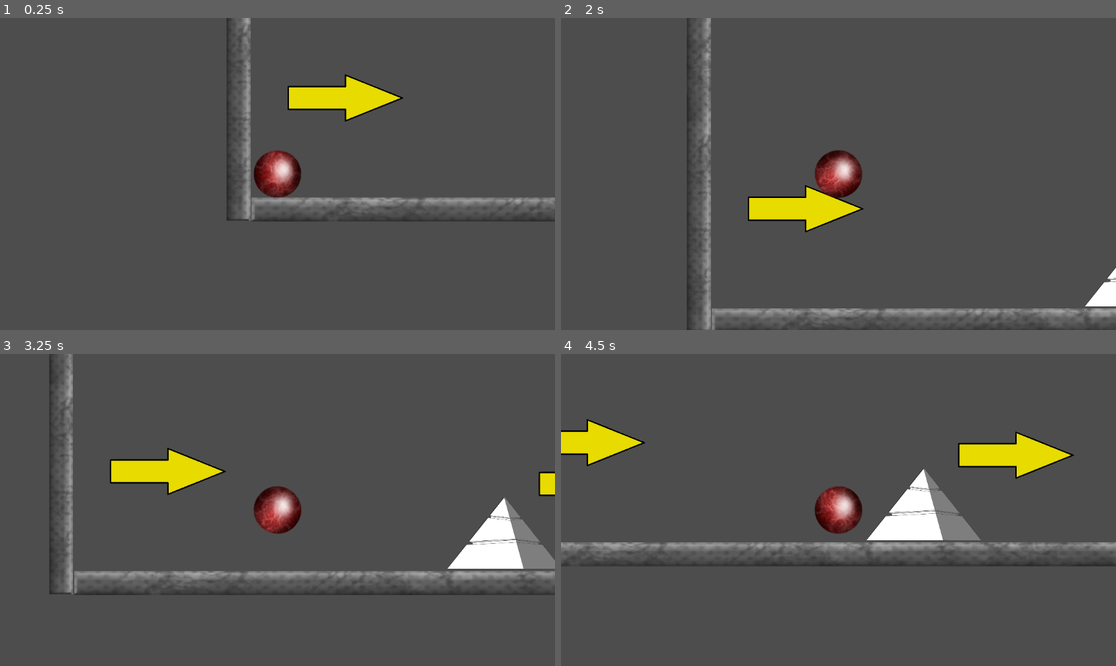
Above: before the commit, frames 1-4 (two rows, left to right).
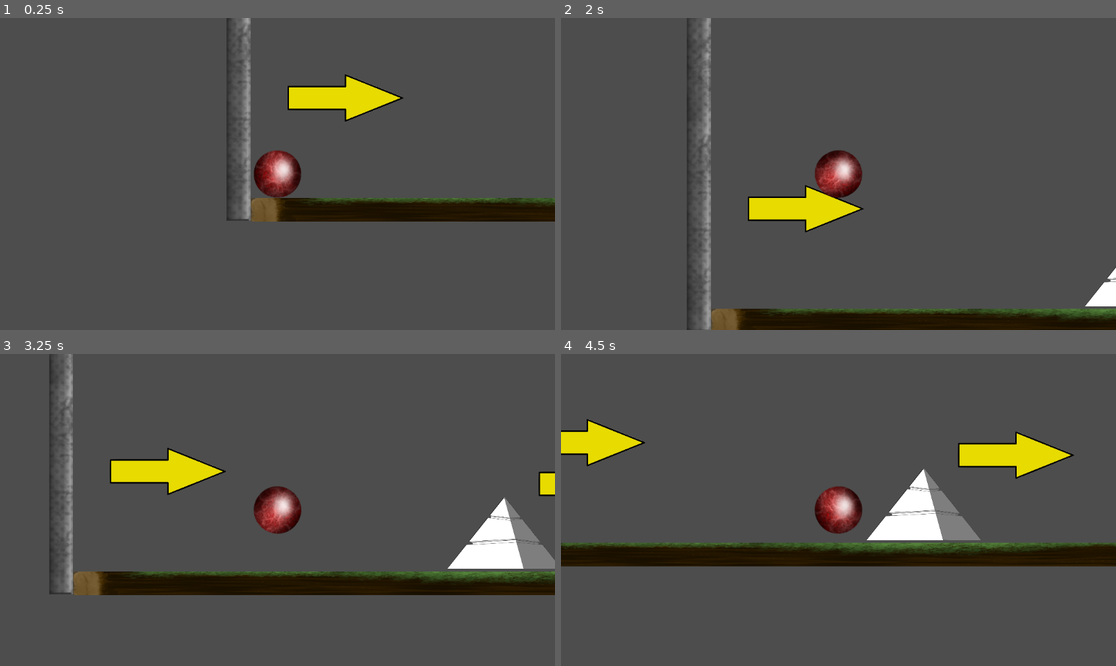
Above: after the commit, the same moments.

Repository: Cicadaware/Basic-Side-Scroller
Game: Godot game, scene res://node_2d.tscn
Same seed, same stepped clock (60 frames per second), same inputs: the game is played once before the commit and once after it.
Inputs:
- Up to frame 1 (0.25 s): no input
- Up to frame 2 (2 s): tap Enter (ui_accept) at 0.5, 0.77, 1.52 s; hold Right (ui_right) 0.53-1.28 s; hold Left (ui_left) from 1.28 s (still down)
- Up to frame 3 (3.25 s): release Left (ui_left) at 2.03 s; hold Right (ui_right) from 2.03 s (still down); tap Enter (ui_accept) at 3.02 s
- Up to frame 4 (4.5 s): release Right (ui_right) at 3.53 s; hold Left (ui_left) from 3.53 s (still down); tap Enter (ui_accept) at 3.77 s

The runs differ from the first frame. In frame 1, 4.2% of the frame differs, in the area x 45-100%, y 57-66%; in frame 2, 5.0%; in frame 3, 6.7%; in frame 4, 7.8%, in the area x 0-100%, y 60-69%.

Commit message:
added wooden floor, platforms

Diff:
--- a/node_2d.tscn
+++ b/node_2d.tscn
@@ -7,7 +7,9 @@
 [ext_resource type="Texture2D" uid="uid://r0p0dlhdxsg" path="res://resources/triangle.png" id="4_0hol4"]
 [ext_resource type="Texture2D" uid="uid://c4u82g56gpi0q" path="res://resources/arrow.png" id="5_q6r6c"]
 [ext_resource type="Texture2D" uid="uid://bu7wn55ajqr74" path="res://resources/ballshine.png" id="5_rj586"]
+[ext_resource type="Texture2D" uid="uid://chxkx7a6ug3m8" path="res://resources/woodenfloor.png" id="6_4d7sh"]
 [ext_resource type="Texture2D" uid="uid://b0nss4iorpftg" path="res://resources/winflag.png" id="7_d21ai"]
+[ext_resource type="Texture2D" uid="uid://dmkfgqf75c4at" path="res://resources/woodenconnectedPlatform.png" id="8_ir8iy"]
 
 [sub_resource type="CircleShape2D" id="CircleShape2D_epypp"]
 
@@ -127,14 +129,14 @@
 position = Vector2(618, 27)
 scale = Vector2(15.296, 0.383178)
 
+[node name="CollisionShape2D" type="CollisionShape2D" parent="Ground"]
+position = Vector2(5, 3)
+shape = SubResource("RectangleShape2D_q6r6c")
+
 [node name="Sprite2D" type="Sprite2D" parent="Ground"]
-position = Vector2(5.034, 2.60975)
-scale = Vector2(0.197854, 5.16971)
-texture = ExtResource("3_0hol4")
-
-[node name="CollisionShape2D" type="CollisionShape2D" parent="Ground"]
-position = Vector2(5, 3)
-shape = SubResource("RectangleShape2D_q6r6c")
+position = Vector2(5.00131, 3.91463)
+scale = Vector2(0.0399819, 0.63939)
+texture = ExtResource("6_4d7sh")
 
 [node name="Pyramid" type="StaticBody2D" parent="." groups=["Ground"]]
 position = Vector2(641, -54)
@@ -168,14 +170,14 @@
 position = Vector2(1485, -217)
 scale = Vector2(2, 0.383)
 
+[node name="CollisionShape2D" type="CollisionShape2D" parent="Ground4"]
+position = Vector2(5, 3)
+shape = SubResource("RectangleShape2D_q6r6c")
+
 [node name="Sprite2D" type="Sprite2D" parent="Ground4"]
-position = Vector2(5.00003, 3.91645)
-scale = Vector2(0.198142, 5.11749)
-texture = ExtResource("3_0hol4")
-
-[node name="CollisionShape2D" type="CollisionShape2D" parent="Ground4"]
-position = Vector2(5, 3)
-shape = SubResource("RectangleShape2D_q6r6c")
+position = Vector2(4.8784, 23.4987)
+scale = Vector2(0.159696, 0.835509)
+texture = ExtResource("8_ir8iy")
 
 [node name="Ground5" type="StaticBody2D" parent="." groups=["Ground"]]
 position = Vector2(1090, -437)
@@ -234,14 +236,14 @@
 rotation = 0.688225
 scale = Vector2(10, 0.383)
 
+[node name="CollisionShape2D" type="CollisionShape2D" parent="Ground9"]
+position = Vector2(5, 3)
+shape = SubResource("RectangleShape2D_q6r6c")
+
 [node name="Sprite2D" type="Sprite2D" parent="Ground9"]
-position = Vector2(5.034, 2.60975)
-scale = Vector2(0.197854, 5.16971)
-texture = ExtResource("3_0hol4")
-
-[node name="CollisionShape2D" type="CollisionShape2D" parent="Ground9"]
-position = Vector2(5, 3)
-shape = SubResource("RectangleShape2D_q6r6c")
+position = Vector2(5.05223, 3.4609)
+scale = Vector2(0.0400271, 0.644571)
+texture = ExtResource("6_4d7sh")
 
 [node name="Ground15" type="StaticBody2D" parent="."]
 position = Vector2(1649, -638)
@@ -327,14 +329,14 @@
 rotation = 1.5708
 scale = Vector2(10, 0.383)
 
-[node name="Sprite2D" type="Sprite2D" parent="Ground17"]
-position = Vector2(5.034, 2.60975)
-scale = Vector2(0.197854, 5.16971)
-texture = ExtResource("3_0hol4")
-
 [node name="CollisionShape2D" type="CollisionShape2D" parent="Ground17"]
 position = Vector2(5, 3)
 shape = SubResource("RectangleShape2D_q6r6c")
+
+[node name="Sprite2D" type="Sprite2D" parent="Ground17/CollisionShape2D"]
+position = Vector2(0.0339966, -0.391602)
+scale = Vector2(0.197854, 5.16971)
+texture = ExtResource("3_0hol4")
 
 [node name="Ground3" type="StaticBody2D" parent="."]
 position = Vector2(-309, -638)
@@ -354,14 +356,14 @@
 position = Vector2(3529, -405)
 scale = Vector2(15.296, 0.383178)
 
+[node name="CollisionShape2D" type="CollisionShape2D" parent="Ground10"]
+position = Vector2(5, 3)
+shape = SubResource("RectangleShape2D_q6r6c")
+
 [node name="Sprite2D" type="Sprite2D" parent="Ground10"]
-position = Vector2(5.034, 2.60975)
-scale = Vector2(0.197854, 5.16971)
-texture = ExtResource("3_0hol4")
-
-[node name="CollisionShape2D" type="CollisionShape2D" parent="Ground10"]
-position = Vector2(5, 3)
-shape = SubResource("RectangleShape2D_q6r6c")
+position = Vector2(6.63573, 3.91466)
+scale = Vector2(0.0410034, 0.63939)
+texture = ExtResource("6_4d7sh")
 
 [node name="WinArea" type="Area2D" parent="."]
 position = Vector2(4480, -1770)
Not shown: 1 places in node_2d.tscn that only renumber resources
Binary file added: resources/background.png
Not shown, added: resources/background.png.import
Binary file added: resources/woodenconnectedPlatform.png
Not shown, added: resources/woodenconnectedPlatform.png.import
Binary file added: resources/woodenfloor.png
Not shown, added: resources/woodenfloor.png.import
Not shown, added: resources/woodenconnectedPlatform.kra
Not shown, added: resources/woodenfloor.kra
Not shown, added: resources/woodenfloor.kra~
Not shown, added: resources/woodenfloor.png~
